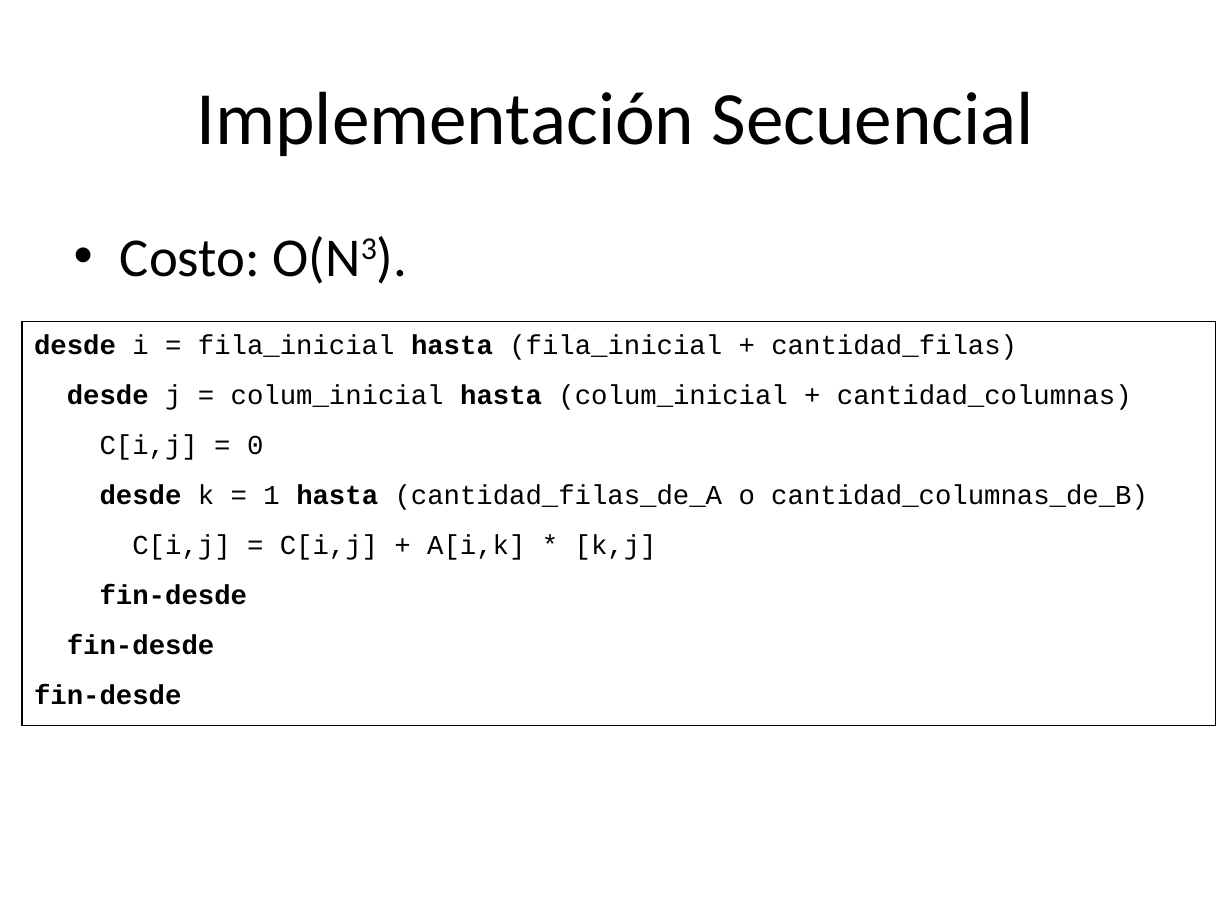
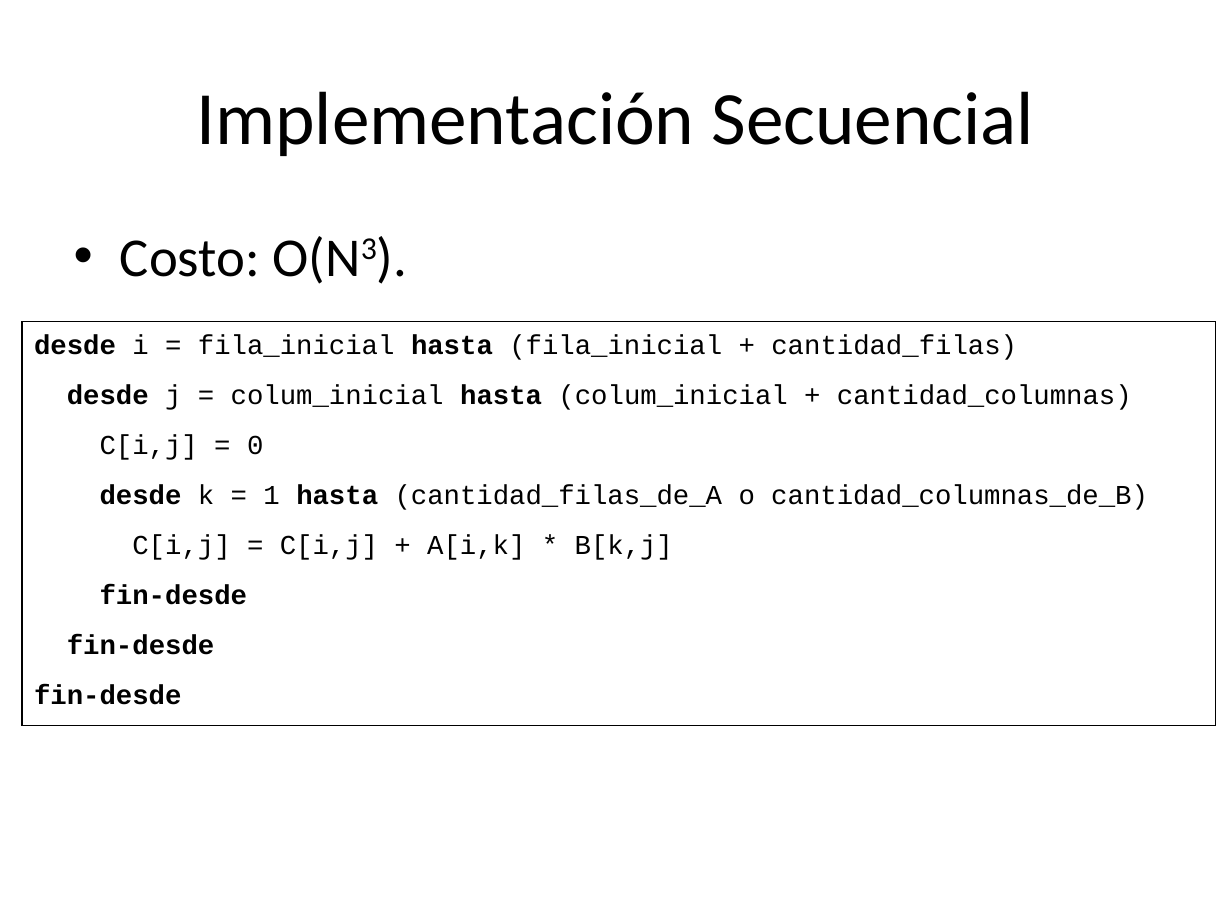
Before and after one commit to ghuttemann/multimat2, a slide deck: slide 5 of docs/TP-Multimat.ppt. Drawn at 1232x924 pixels with LibreOffice and Linux fonts; fonts in the diff are those of the drawing. Boxes give left, top, right and bottom in pixels: in the first picture for what was removed or moved away, otherwise in the second. Text is boxed around its words. In the diff, an @@ line names an element or a change of style, - is before the commit and + after.

```diff
--- a/docs/TP-Multimat.ppt
+++ b/docs/TP-Multimat.ppt
@@ text in rectangle at [132, 535, 673, 560]: text changed @@
-C[i,j] = C[i,j] + A[i,k] * [k,j]
+C[i,j] = C[i,j] + A[i,k] * B[k,j]
```
Also in this commit, not shown: 6 other slides changed, 1 slide added, 1 other file.
